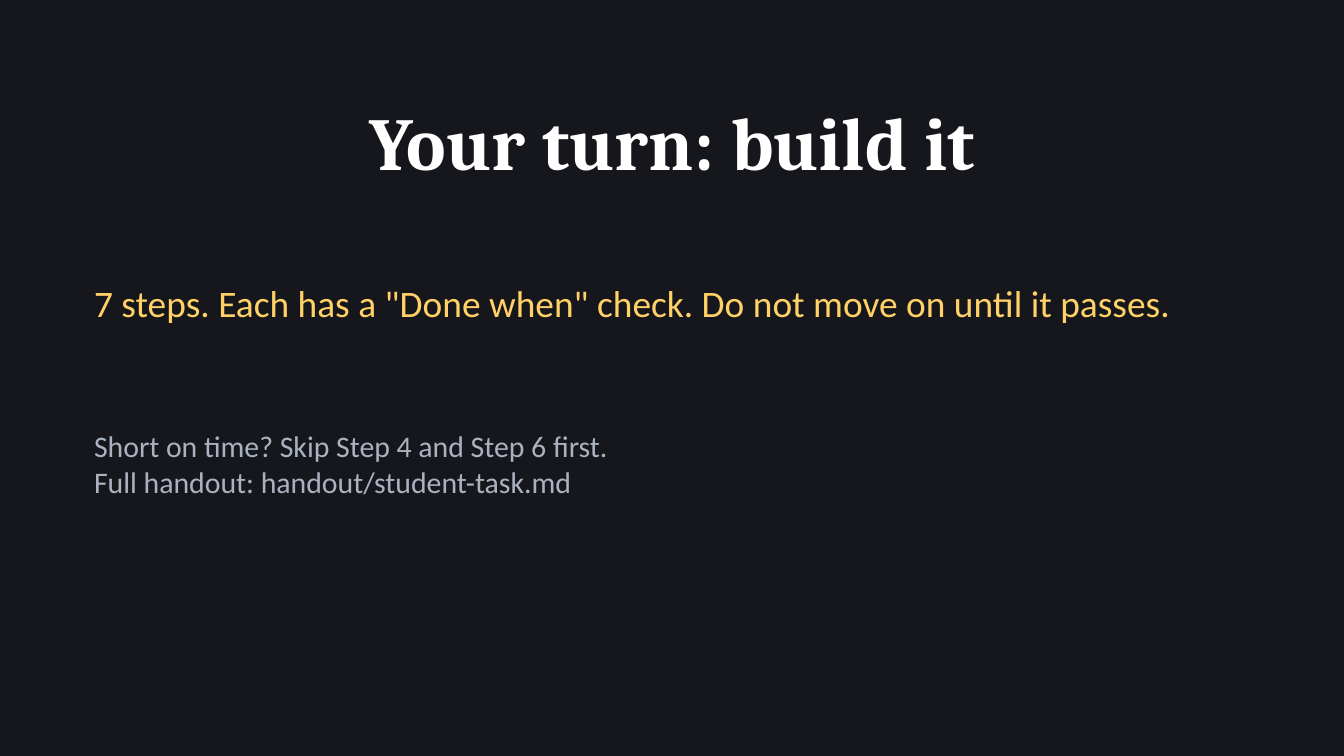
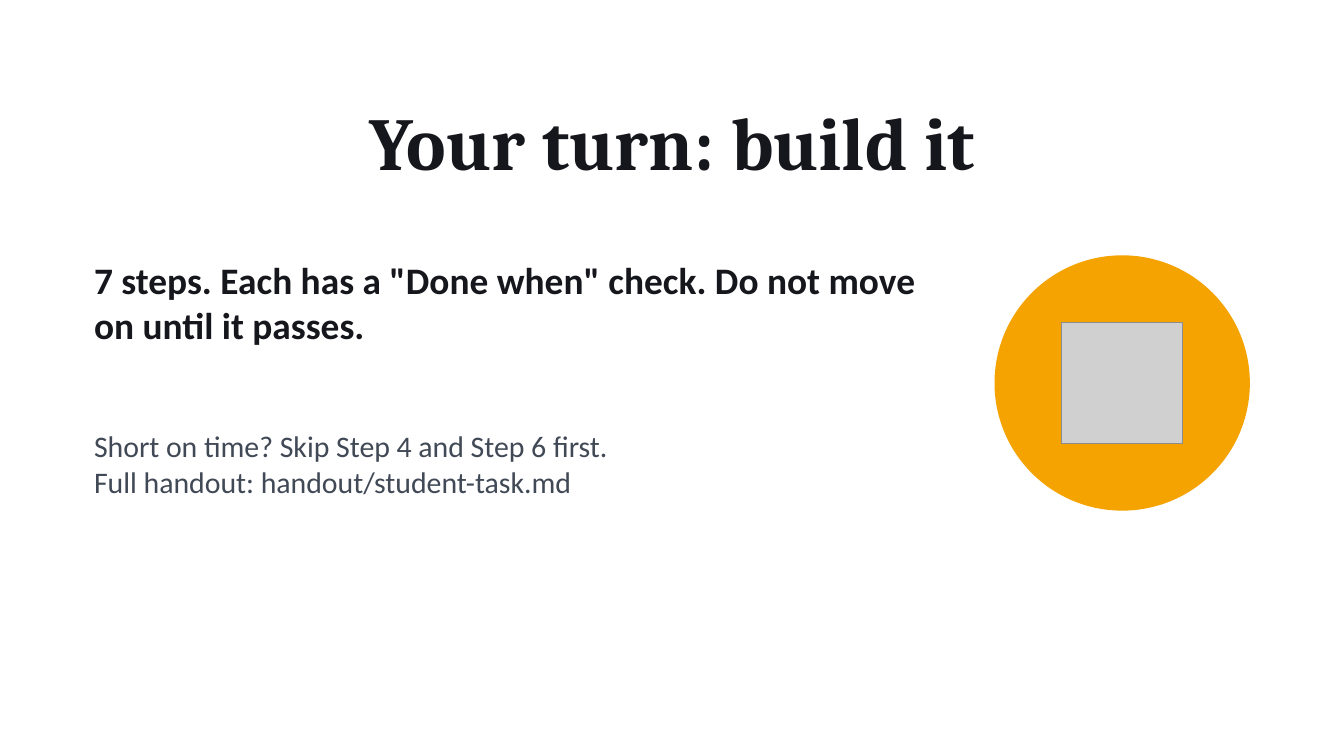
Before and after one commit to jiteshsureka/iit-agentic-ai-session3, a slide deck: slide 18 of deck/session3.pptx. Drawn at 1344x756 pixels with LibreOffice and Linux fonts; fonts in the diff are those of the drawing; grey boxes stand for pictures. Boxes give left, top, right and bottom in pixels: in the first picture for what was removed or moved away, otherwise in the second. Text is boxed around its words. In the diff, an @@ line names an element or a change of style, - is before the commit and + after.

```diff
--- a/deck/session3.pptx
+++ b/deck/session3.pptx
@@ background #16171C to #FFFFFF @@
@@ title "Your turn: build it" at (x1=370, y1=118, x2=974, y2=171): text colour #FFFFFF to #16171C @@
@@ text "7 steps. Each has a ..." at (x1=94, y1=267, x2=916, y2=345): text colour #FFD166 to #16171C, bold on @@
@@ ellipse added at (x1=995, y1=255, x2=1250, y2=511), fill #F4A300 @@
@@ picture added at (x1=1062, y1=323, x2=1183, y2=444) @@
@@ text "Short on time? Skip Step ..." at (x1=94, y1=436, x2=607, y2=495): text colour #AAB2C0 to #404955 @@
```
Also in this commit, not shown: 26 other slides changed, 2 other files.
